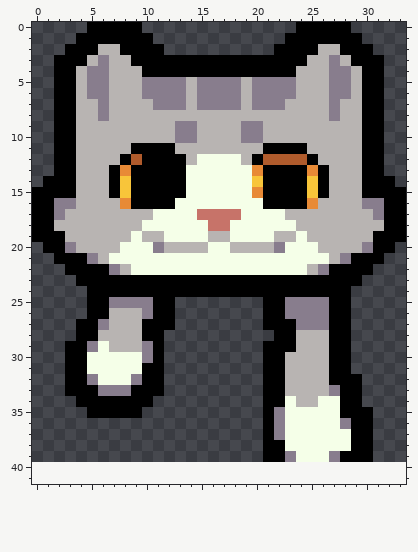
File history of a pixel-art sprite, Assets/Scenes/Images/Gatito/Sprite-gray4.png. The picture above was drawn from the file before the commit.
The file is 340x400 pixels, drawn in blocks of 10x10; one block is one cell here. The old version is drawn lined up with the new one, on the new canvas.
After:
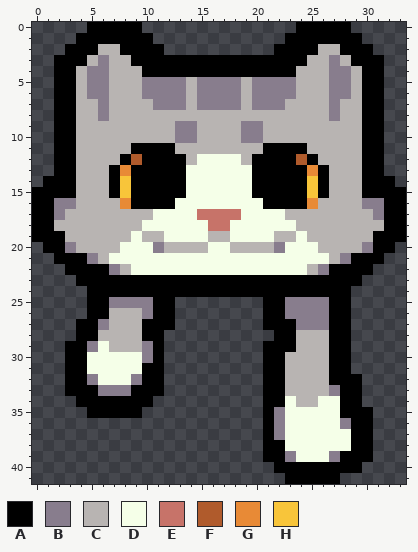
Palette (. is transparent): A #000000  B #887d8d  C #b8b4b2  D #f5ffe8  E #c77369  F #b05b2c  G #e88a36  H #f8c53a
What changed:
canvas 34x40 -> 34x42
Colour A is added in row 40 at x 22 to 29; in row 41 at x 23 to 27.
Colour A replaces colour F in row 12 at x 21 to 23.
Colour A replaces colour G in row 13 at x 20; in row 15 at x 20.
Colour A replaces colour H in row 14 at x 20.
Boxes around the changes in both pictures, in picture pixels (x1, y1, x2, y2):
changed: (252, 154, 296, 198)
added: (274, 462, 362, 484)
